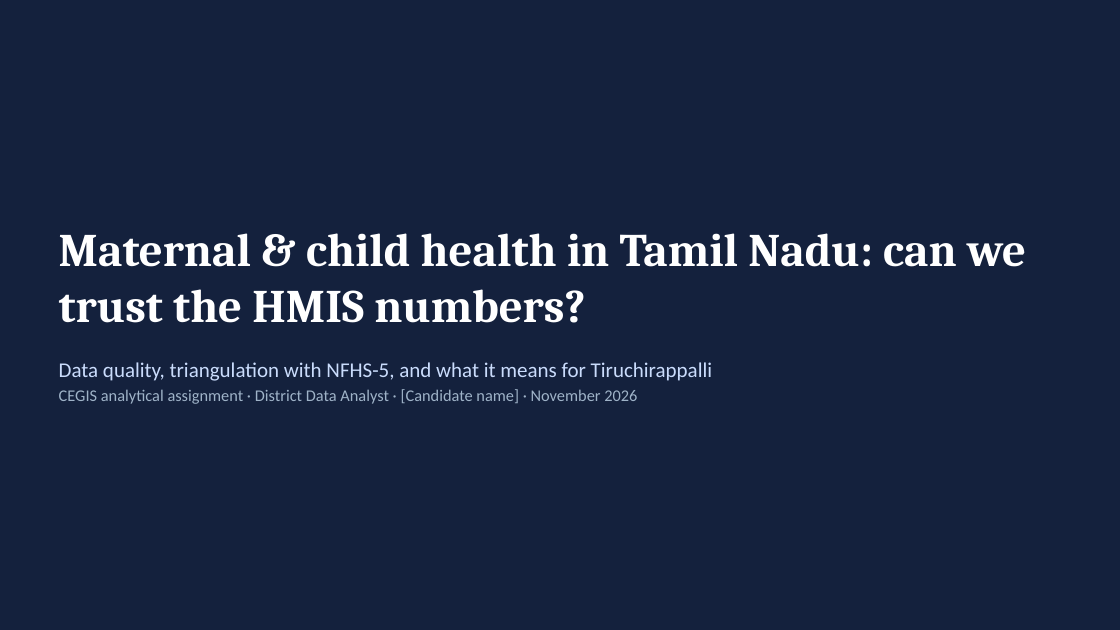
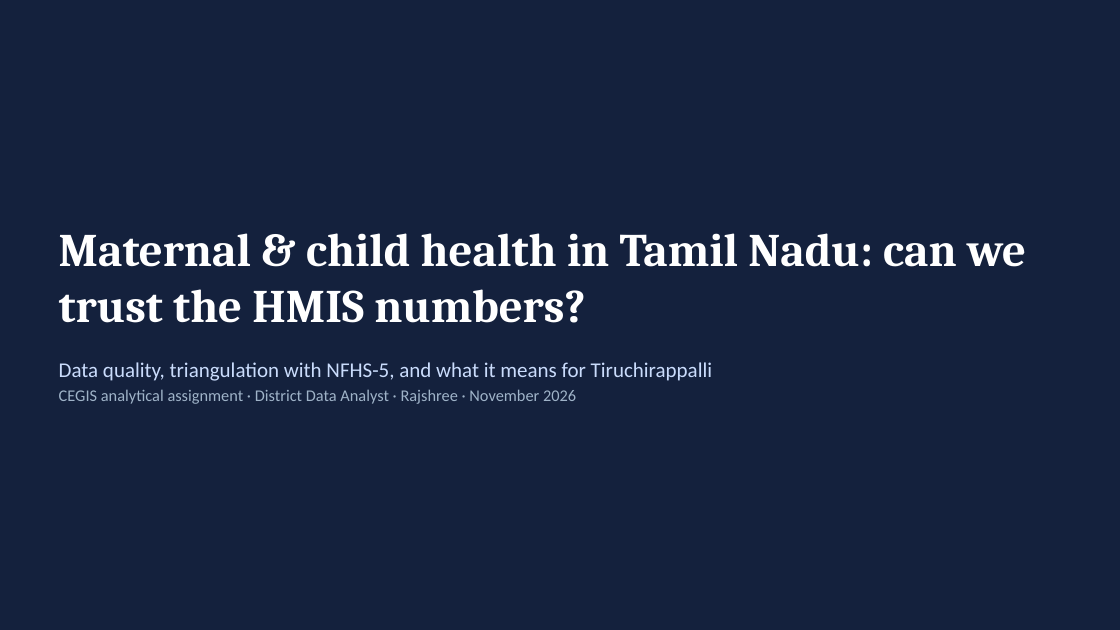
Before and after one commit to rajshree2k3/hmis-dashboard, a slide deck: slide 1 of report/CEGIS_Trichy_Assignment_Slides.pptx. Drawn at 1120x630 pixels with LibreOffice and Linux fonts; fonts in the diff are those of the drawing. Boxes give left, top, right and bottom in pixels: in the first picture for what was removed or moved away, otherwise in the second. Text is boxed around its words. In the diff, an @@ line names an element or a change of style, - is before the commit and + after.

```diff
--- a/report/CEGIS_Trichy_Assignment_Slides.pptx
+++ b/report/CEGIS_Trichy_Assignment_Slides.pptx
@@ text at bbox=[59, 389, 576, 404]: text changed @@
-CEGIS analytical assignment · District Data Analyst · [Candidate name] · November 2026
+CEGIS analytical assignment · District Data Analyst · Rajshree · November 2026
```
Also in this commit, not shown: 5 other files.
